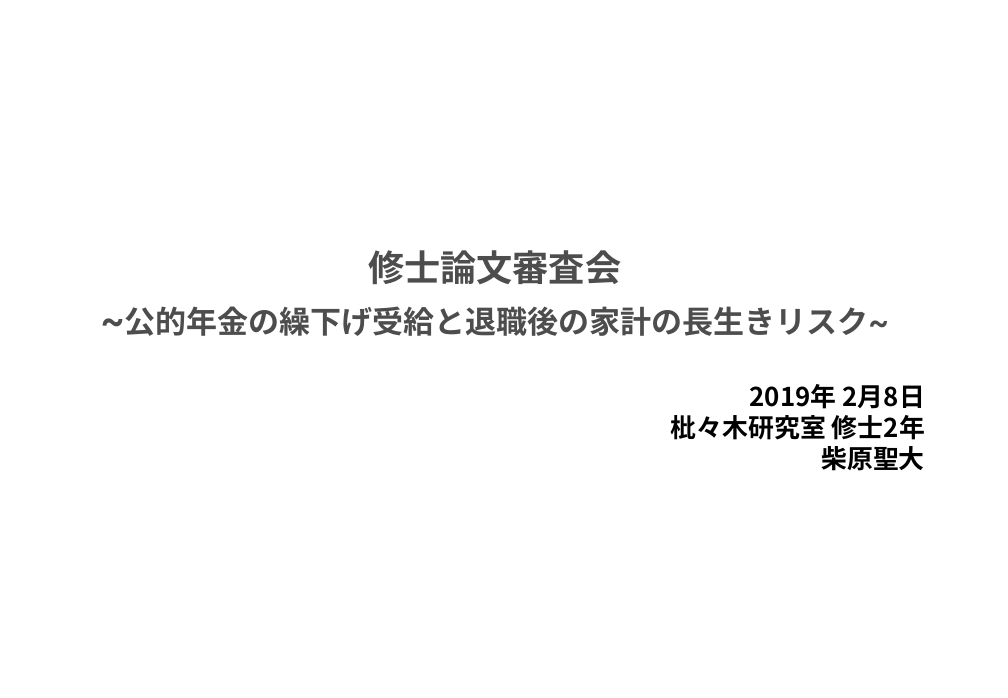
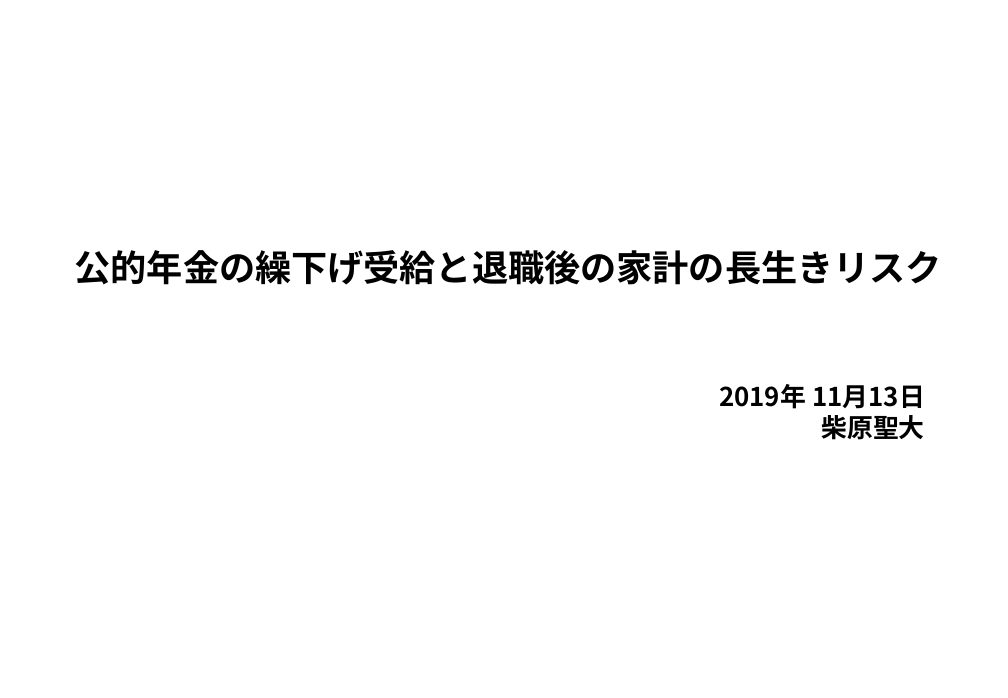
Before and after one commit to MasahiroShibahara/Open, a slide deck: slide 1 of Masahiro_Shibahara①.pptx. Drawn at 1008x698 pixels with LibreOffice and Linux fonts; fonts in the diff are those of the drawing. Boxes give left, top, right and bottom in pixels: in the first picture for what was removed or moved away, otherwise in the second. Text is boxed around its words. In the diff, an @@ line names an element or a change of style, - is before the commit and + after.

```diff
--- a/Masahiro_Shibahara①.pptx
+++ b/Masahiro_Shibahara①.pptx
@@ title at bbox=[75, 250, 942, 285]: text changed; size 24 to 28 pt; text colour #4D4D4D to #000000 @@
-修士論文審査会
-~公的年金の繰下げ受給と退職後の家計の長生きリスク~
+公的年金の繰下げ受給と退職後の家計の長生きリスク
@@ subtitle at bbox=[719, 384, 925, 409]: text changed @@
-2019年 2月8日
-枇々木研究室 修士2年
+2019年 11月13日
```
Also in this commit, not shown: 40 other slides changed, 6 slides added.
